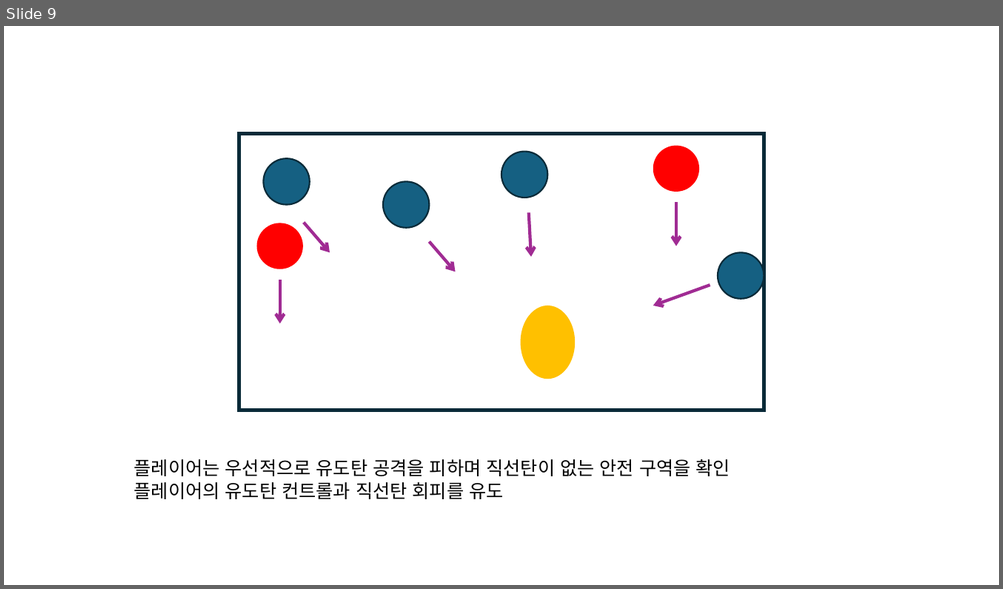
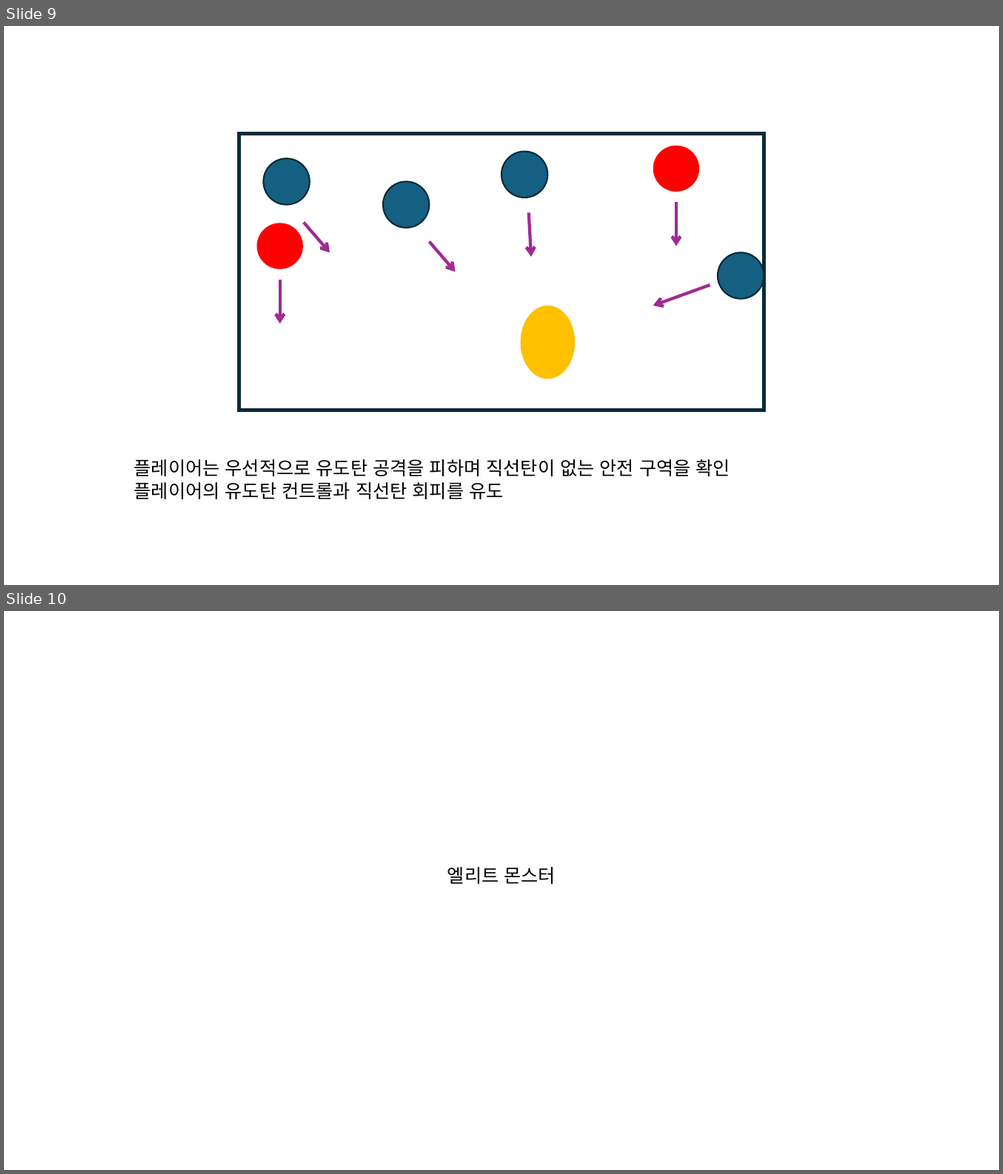
Before and after one commit to ikarijaeyoung/Project_SkyPower, a slide deck: Project_Design/백승헌/몬스터.pptx. Shown one above the other, each under a label of ours: slide 9 before the commit, slides 9 and 10 after it. The pictures are 1003x589 and 1003x1174 pixels, drawn with LibreOffice and Linux fonts; fonts in the diff are those of the drawing. Boxes give left, top, right and bottom in pixels: in the first picture for what was removed or moved away, otherwise in the second. Text is boxed around its words. In the diff, an @@ line names an element or a change of style, - is before the commit and + after.

Commit message:
[Docs] monster
일반, 엘리트, 보스

```diff
--- a/Project_Design/백승헌/몬스터.pptx
+++ b/Project_Design/백승헌/몬스터.pptx
@@ slide 10 added at (4,611,999,1170), background #FFFFFF @@
@@ text added at (447,867,555,884), 18 pt, text #000000 @@
+엘리트 몬스터
```
Also in this commit, not shown: 13 other slides added.
